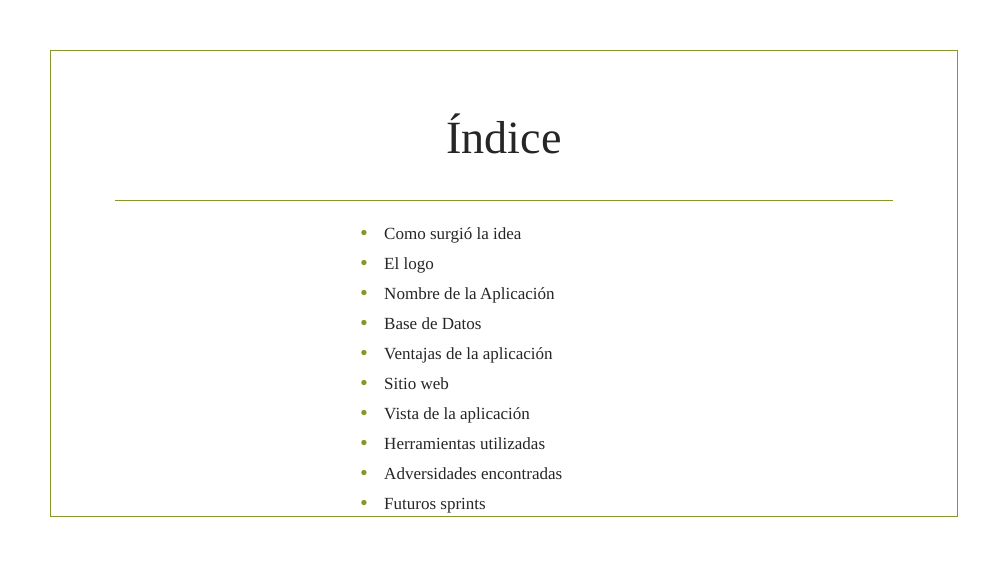
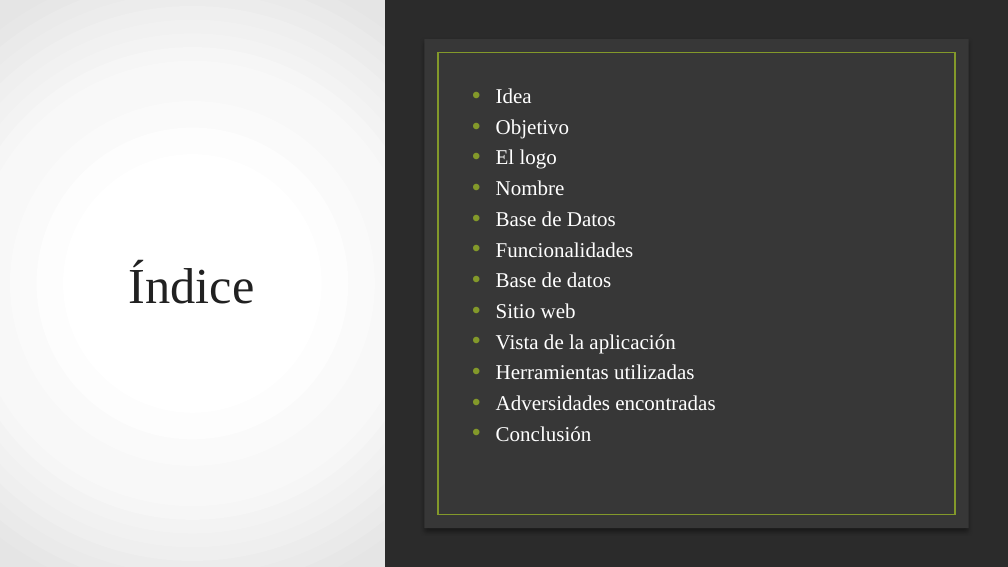
Before and after one commit to HectorSanchezLuque/PIdam2122verde, a slide deck: slide 2 of doc/worktab.pptx. Drawn at 1008x567 pixels with LibreOffice and Linux fonts; fonts in the diff are those of the drawing; background and template pictures are left out; a plain dark background stands for a picture behind light text. Boxes give left, top, right and bottom in pixels: in the first picture for what was removed or moved away, otherwise in the second. Text is boxed around its words. In the diff, an @@ line names an element or a change of style, - is before the commit and + after.

```diff
--- a/doc/worktab.pptx
+++ b/doc/worktab.pptx
@@ rectangle added at (0,0,1008,567), fill #FFFFFF @@
@@ rectangle added at (0,0,385,567), fill gradient #FFFFFF to #F8F8F8 to #E5E5E5 @@
@@ rectangle removed at (50,51,957,517) @@
@@ title "Índice": place and size @@
-title "Índice" at (446,117,561,154)
+title "Índice" at (129,264,255,304)
@@ title "Índice" at (129,264,255,304): size 44 to 48 pt, text colour #262626 to #212121 @@
@@ rectangle added at (424,39,969,528), fill #373737 @@
@@ rectangle added at (438,52,955,514), outline #83992A 1.25 pt @@
@@ text "Idea": place and size @@
-text "Idea" at (384,227,562,479)
+text "Idea" at (496,88,715,441)
@@ text "Idea" at (496,88,715,441): vertical alignment top to middle @@
@@ text at (496,88,570,139): text changed; size 16.1 to 20 pt; text colour #262626 to #FFFFFF @@
-• Como surgió la idea
+• Idea
+• Objetivo
@@ text at (496,149,715,410): size 16.1 to 20 pt, text colour #262626 to #FFFFFF in "El logo", "Base de Datos", "Sitio web", "Vista de la aplicación" and 2 more places; line spacing 1 to 0.8 @@
@@ line removed from (116, 200) to (893, 200) @@
@@ text at (496,180,565,195): text changed; size 16.1 to 20 pt; text colour #262626 to #FFFFFF @@
-• Nombre de la Aplicación
+• Nombre
@@ text at (496,242,634,287): text changed; size 16.1 to 20 pt; text colour #262626 to #FFFFFF @@
-• Ventajas de la aplicación
+• Funcionalidades
+• Base de datos
@@ text at (496,426,592,441): text changed; size 16.1 to 20 pt; text colour #262626 to #FFFFFF @@
-• Futuros sprints
+• Conclusión
```
Also in this commit, not shown: 9 other slides changed, 1 slide added, 1 slide removed.
